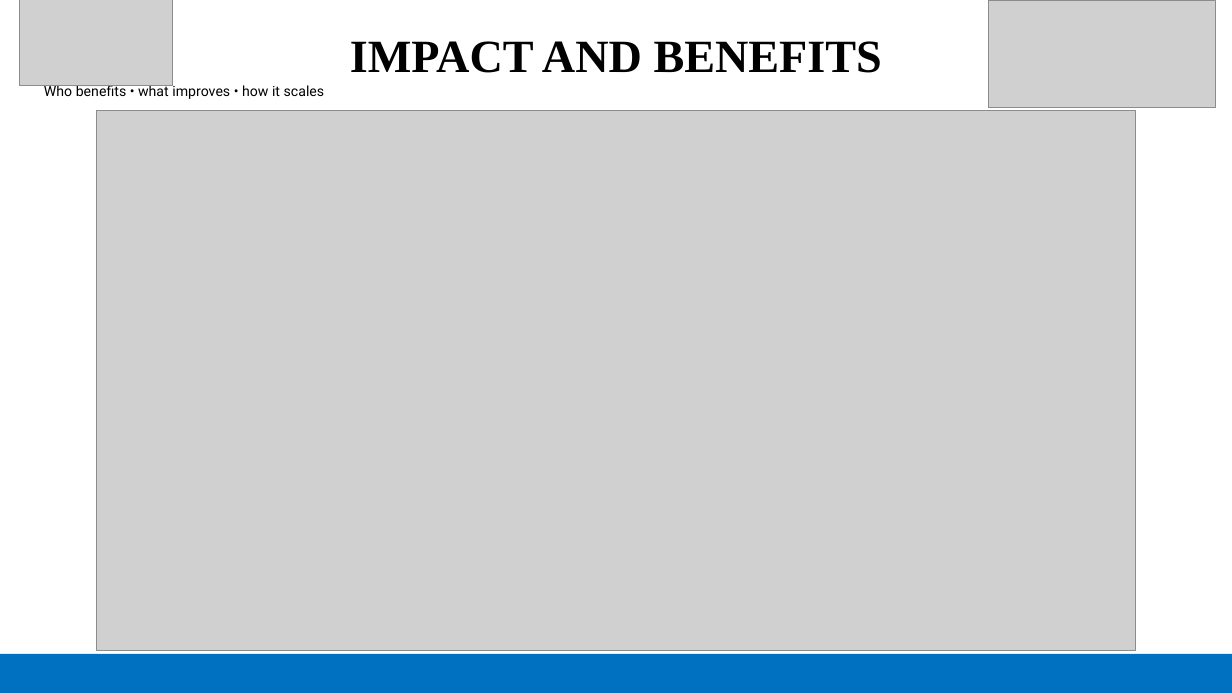
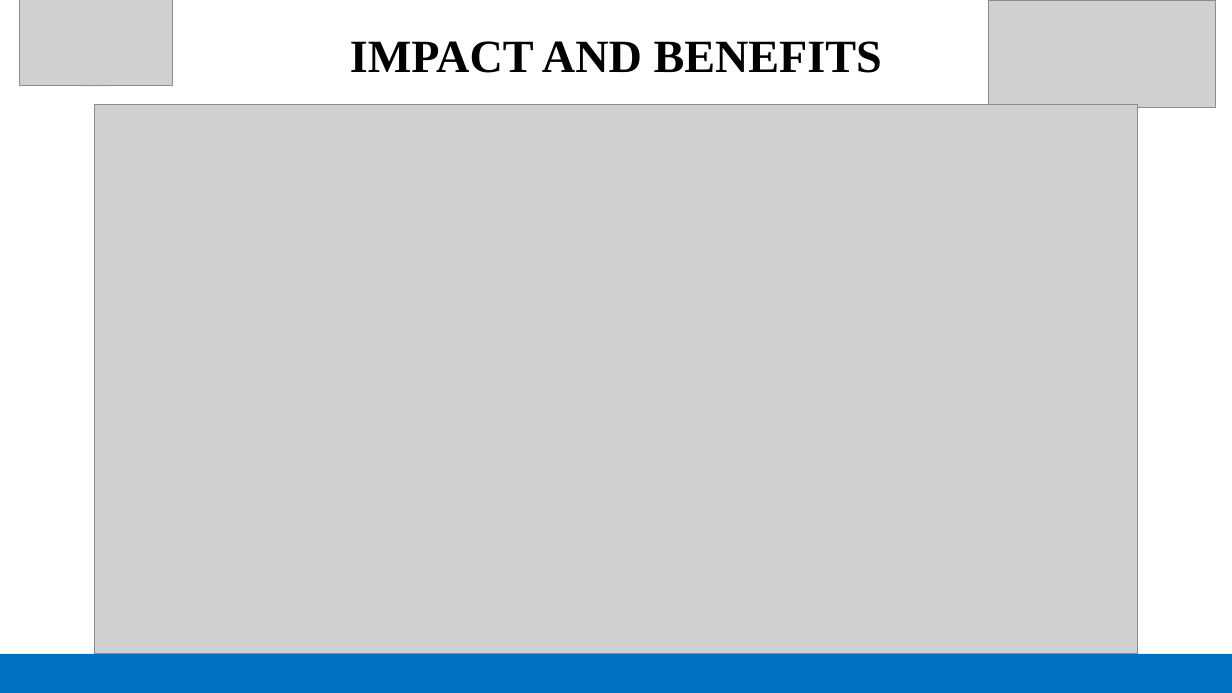
Before and after one commit to Mrfanta-stick/SIH-26106, a slide deck: slide 5 of Submissions/Team_The_Mentalists_SIH26106.pptx. Drawn at 1232x693 pixels with LibreOffice and Linux fonts; fonts in the diff are those of the drawing; grey boxes stand for pictures. Boxes give left, top, right and bottom in pixels: in the first picture for what was removed or moved away, otherwise in the second. Text is boxed around its words. In the diff, an @@ line names an element or a change of style, - is before the commit and + after.

```diff
--- a/Submissions/Team_The_Mentalists_SIH26106.pptx
+++ b/Submissions/Team_The_Mentalists_SIH26106.pptx
@@ text removed at <box>44,83,325,99</box> @@
-Who benefits • what improves • how it scales
@@ picture: place and size @@
-picture at <box>96,111,1136,651</box>
+picture at <box>94,104,1138,654</box>
@@ text "@SIH Idea submission- Template" at <box>532,653,731,654</box>: font Calibri to Roboto Condensed @@
```
Also in this commit, not shown: 5 other slides changed.
